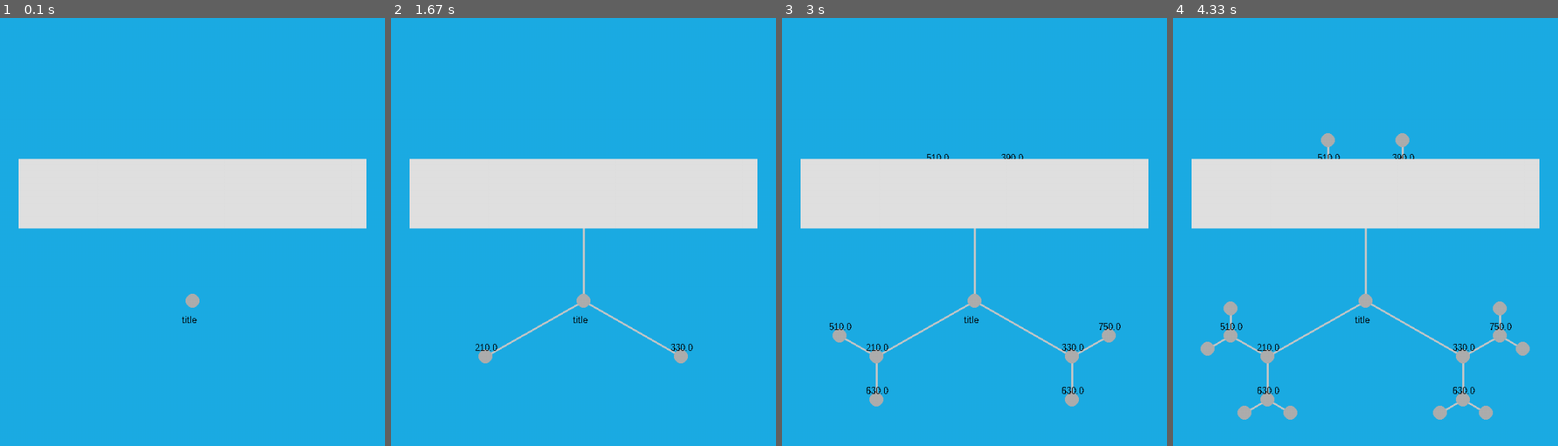
Above: before the commit, frames 1-4 (left to right).
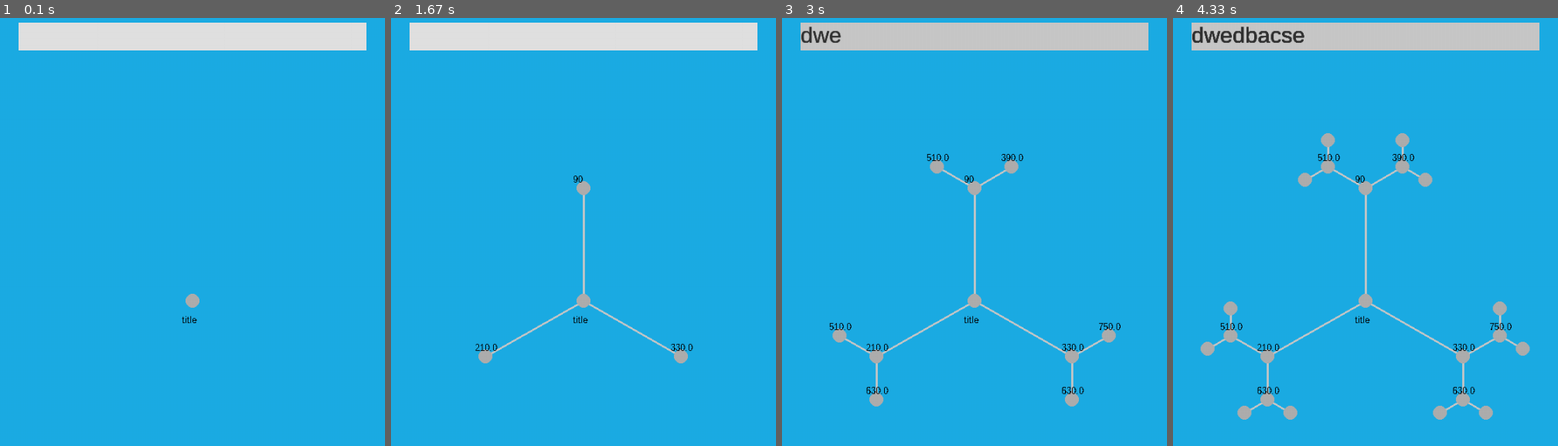
Above: after the commit, the same moments.

Repository: sd18spring/InteractiveProgramming
Game: pygame game, started from c4.py
Same seed, same stepped clock (60 frames per second), same inputs: the game is played once before the commit and once after it.
Inputs (mouse positions are in pixels of both pictures, inside the frame that each line leads up to):
- Up to frame 1 (0.1 s): no input
- Up to frame 2 (1.67 s): click (583, 300) at 0.38 s
- Up to frame 3 (3 s): click (793, 43) at 1.77 s; hold D 2-2.47 s; hold W from 2.5 s (still down); tap E at 2.65 s
- Up to frame 4 (4.33 s): release W at 3.02 s; hold D 3.05-3.52 s; tap B at 3.2 s; hold A 3.55-4.08 s; tap C at 3.7 s; hold S from 4.12 s (still down); tap E at 4.27 s

The runs differ from the first frame. In frame 1, 21% of the frame differs, in the area x 4-96%, y 1-50%; in frame 2, 21%; in frame 3, 21%; in frame 4, 21%.

Commit message:
final version of ze box

Diff:
--- a/c4.py
+++ b/c4.py
@@ -22,11 +22,11 @@
         self.mouse_pos = None
         self.boxes = [] #contians all the boxes in the model
         self.boxes.append(Box('Main Box'))
-        self.rectangle = pygame.Rect(((size[0]/2)-(size[0]/4),(size[1]*.33)-(size[1]/30),(size[0]/2),(size[1]/10)))
+        self.rectangle = pygame.Rect(((size[0]/10),(size[1]/10),(size[0]/2),(size[1]/10)))
         self.scale = 1 #the current scale of the model, keeps track of zooming
         self.inputbox = Inputbox()
         self.inputboxes = []
-        self.inputboxes2 = []
+        self.inputboxdisplay_list = []
         self.click_flag = False
         self.type_flag = False
 
@@ -124,20 +124,20 @@
         self.screen.blit(first_node.text_surface, (first_node.x-15, first_node.y+20))
 
         for box in self.model.boxes:
-            pygame.draw.rect(self.screen,pygame.Color(225,225,225),pygame.Rect(((self.model.width/2)-(self.model.width/4),(self.model.height*.33)-(self.model.height/30),(self.model.width/2),(self.model.height/10))))
-
-        for lox in self.model.inputboxes2:
-            pygame.draw.rect(self.screen,pygame.Color(200,200,200),pygame.Rect(((self.model.width/2)-(self.model.width/4)+5,(self.model.height*.33)-(self.model.height/30)+5,(self.model.width/2)-10,(self.model.height/10)-10)))
-            font1 = pygame.font.SysFont('Cambria',50)
-            text1 = font1.render('Search wikipedia...', True, (50,50,50))
+            pygame.draw.rect(self.screen,pygame.Color(225,225,225),pygame.Rect(((((self.model.width/2)-(self.model.width/4)),self.model.height/10,(self.model.width/2),(self.model.height/25)))))
+
+        for lox in self.model.inputboxdisplay_list:
+            pygame.draw.rect(self.screen,pygame.Color(200,200,200),pygame.Rect(((((self.model.width/2)-(self.model.width/4)),self.model.height/10,(self.model.width/2),(self.model.height/25)))))
+            font1 = pygame.font.SysFont('Arial',32)
+            text1 = font1.render('Search wikipedia...', True, (100,100,100))
             if len(self.model.inputbox.string) == 0:
-                self.screen.blit(text1,(((self.model.width/2)-(self.model.width/4))+5,((self.model.height*.33)-(self.model.height/30))+5))
+                self.screen.blit(text1,(((self.model.width/2)-(self.model.width/4)),self.model.height/10))
             pass
         for zebox in self.model.inputboxes:
-            font = pygame.font.SysFont('Cambria',150)
+            font = pygame.font.SysFont('Arial',32)
             my_string = str(zebox.string)
-            text = font.render(my_string, True, (150,150,150))
-            self.screen.blit(text,(((self.model.width/2)-(self.model.width/4))+5,((self.model.height*.33)-(self.model.height/30))+5))
+            text = font.render(my_string, True, (50,50,50))
+            self.screen.blit(text,(((self.model.width/2)-(self.model.width/4)),self.model.height/10))
         pygame.display.update()
 
 class Controler(object):
@@ -196,10 +196,10 @@
 
                 if rect[0] < m_pos[0] < rect[0]+rect[2] and rect[1] < m_pos[1] < rect[1]+rect[3]:
                     self.model.click_flag = True
-                    self.model.inputboxes2.append('yes')
+                    self.model.inputboxdisplay_list.append('yes')
                 else:
                     self.model.click_flag = False
-                    del self.model.inputboxes2[:]
+                    del self.model.inputboxdisplay_list[:]
 
         if pygame.mouse.get_pressed()[0]: #if the mouse is held down and not in the seach bar, turn on panning
             rect = self.model.rectangle
@@ -297,7 +297,7 @@
                     self.model.inputbox.string = self.model.inputbox.string[:len(self.model.inputbox.string)-1]
                     self.model.inputboxes.append(self.model.inputbox)
                 if event.key == pygame.K_TAB:
-                    del self.model.inputboxes2[:]
+                    del self.model.inputboxdisplay_list[:]
                 if event.key == pygame.K_CLEAR:
                     del self.model.inputboxes[:]
                     self.model.inputbox.string = ''
@@ -306,10 +306,12 @@
                         self.model.nodes = new_stuff[0] #give model a new list not containing the "deleted" nodes
                         self.model.clines = new_stuff[1]
                         self.model.nodes[0].title = self.model.inputbox.string
+                        self.model.nodes[0].x = self.model.size[0]/2
+                        self.model.nodes[0].y = self.model.size[1]/2
                         self.model.inputbox.string = ''
                         self.model.nodes[0].update()
                 if event.key == pygame.K_ESCAPE:
-                    del self.model.inputboxes2[:]
+                    del self.model.inputboxdisplay_list[:]
                 if event.key == pygame.K_SPACE:
                     self.model.inputbox.string += ' '
 
